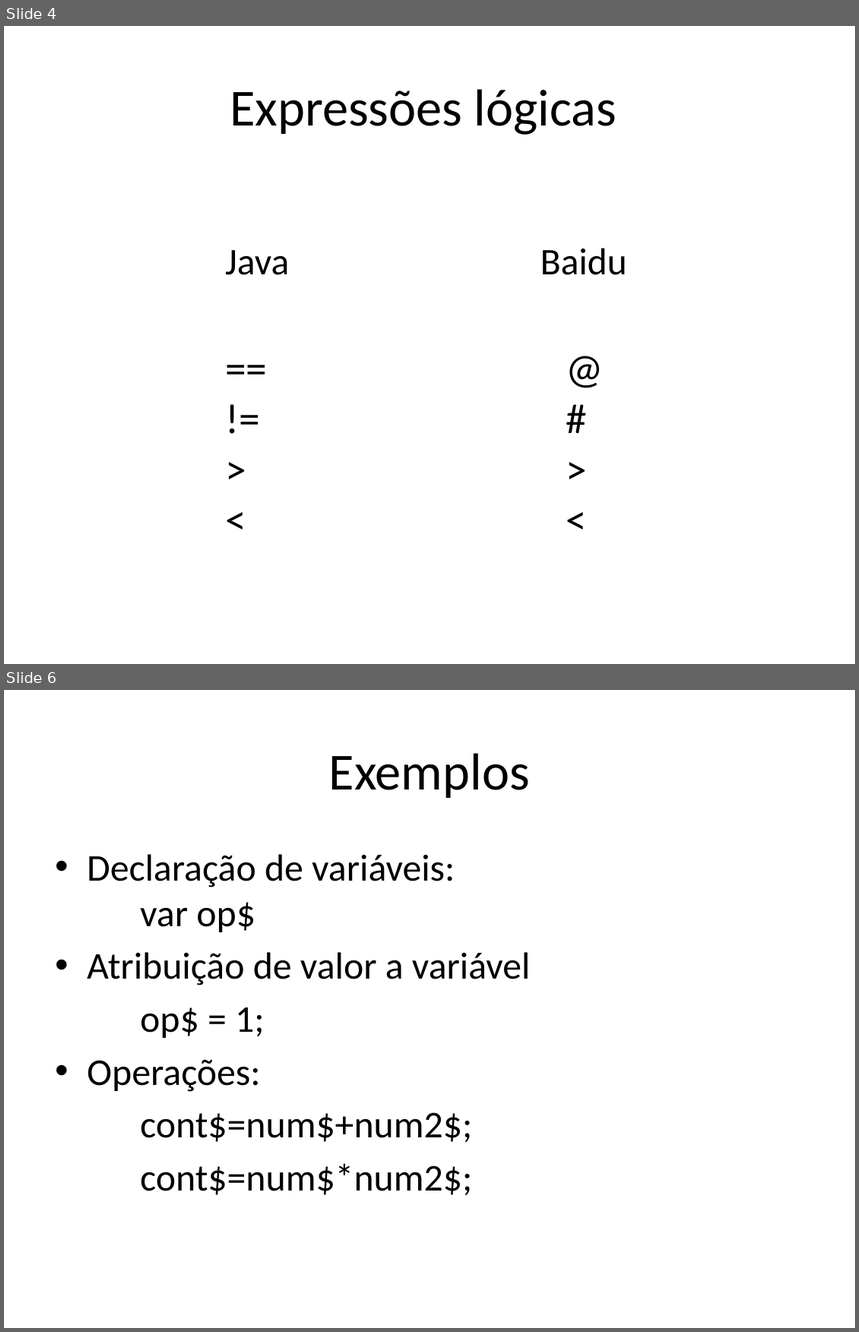
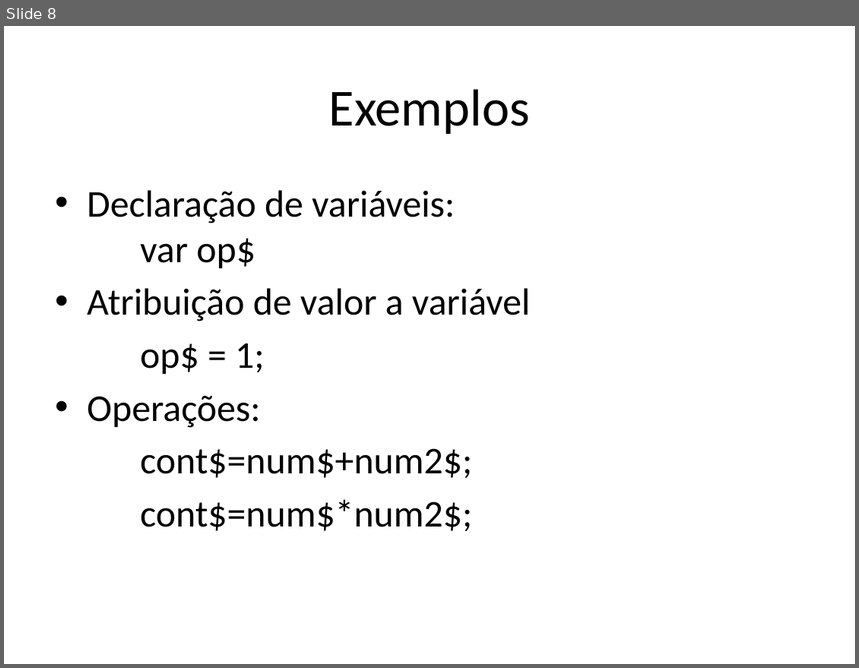
Before and after one commit to Kevinspiller/baidu, a slide deck: Linguagem Baidu.pptx. Shown one above the other, each under a label of ours: slides 4 and 6 before the commit, slide 8 after it; the slides between them are not shown. The pictures are 859x1332 and 859x668 pixels, drawn with LibreOffice and Linux fonts; fonts in the diff are those of the drawing. Boxes give left, top, right and bottom in pixels: in the first picture for what was removed or moved away, otherwise in the second. Text is boxed around its words. In the diff, an @@ line names an element or a change of style, - is before the commit and + after.

```diff
--- a/Linguagem Baidu.pptx
+++ b/Linguagem Baidu.pptx
@@ slide 4 removed at [4,26,855,664], background #FFFFFF @@
@@ title removed at [230,89,617,135] @@
-Expressões lógicas
@@ text removed at [225,248,627,275] @@
-Java Baidu
-== @
-!= #
-> >
-< <
@@ what was slide 6 is now slide 8 @@
```
Also in this commit, not shown: 1 slide changed, 6 slides added, 14 other slides removed.
